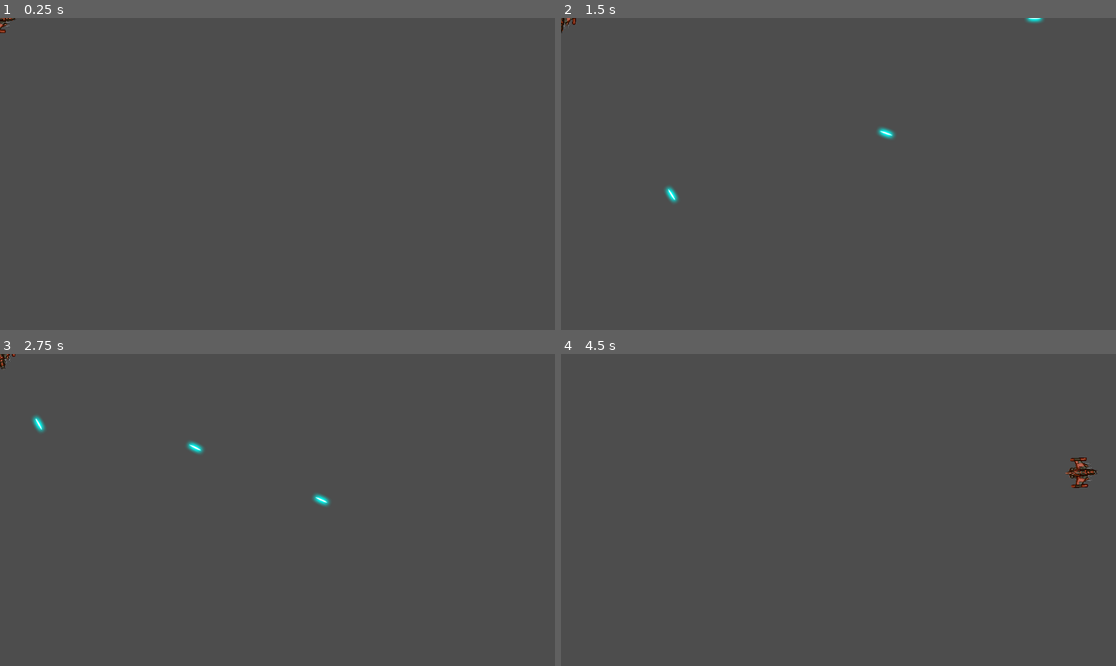
Above: before the commit, frames 1-4 (two rows, left to right).
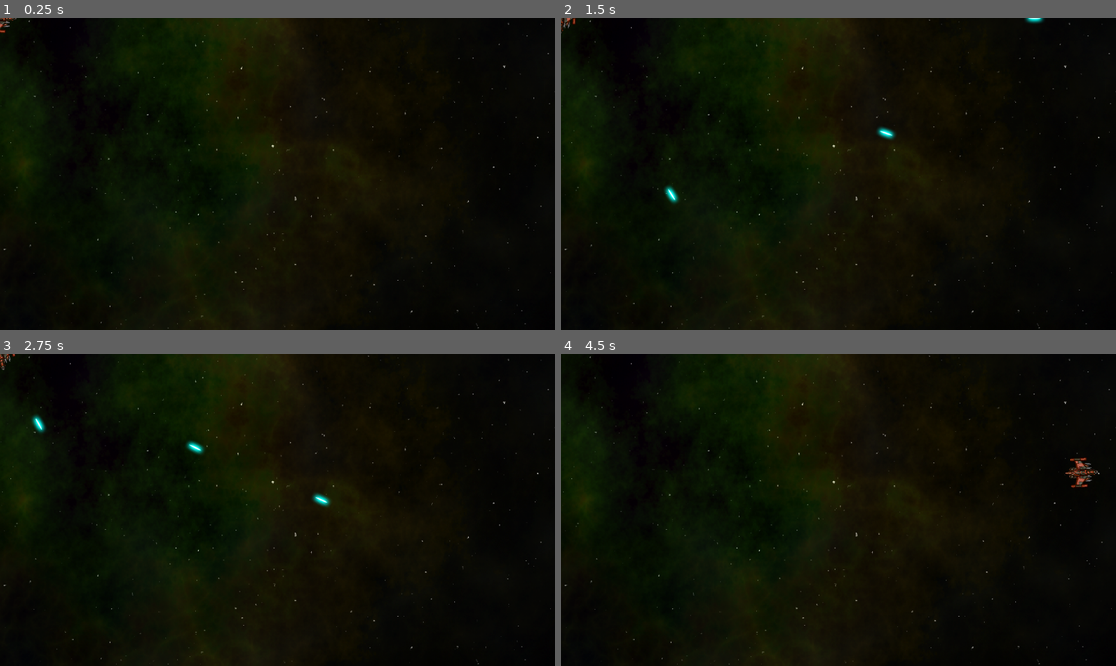
Above: after the commit, the same moments.

Repository: viiiincent/study-spacerocks
Game: Godot game, scene res://main.tscn
Two runs of this game, one before a commit and one after it. Both use one fixed random seed, a clock stepped at 60 frames per second and the inputs below. Before the commit the project starts from res://player/player.tscn.
Inputs:
- Up to frame 1 (0.25 s): no input
- Up to frame 2 (1.5 s): tap Enter at 0.5 s; hold D (rotate_right) 0.53-1.28 s; hold Space (shoot) 0.53-1.28 s; hold A (rotate_left) from 1.28 s (still down); tap Space (shoot) at 1.35 s
- Up to frame 3 (2.75 s): release A (rotate_left) at 2.03 s; hold D (rotate_right) from 2.03 s (still down); hold Space (shoot) from 2.03 s (still down)
- Up to frame 4 (4.5 s): release D (rotate_right) at 2.78 s; release Space (shoot) at 2.78 s; hold Up (thrust) 2.78-3.53 s; tap Space (shoot) at 2.85, 4.35 s; hold Space (shoot) 3.53-4.28 s; hold A (rotate_left) from 3.53 s (still down)

The runs differ from the first frame. In frame 1, 100% of the frame differs, in the area x 0-100%, y 0-100%; in frame 2, 100%; in frame 3, 100%; in frame 4, 100%.

Commit message:
Add main scene

Diff:
--- /dev/null
+++ b/main.tscn
@@ -0,0 +1,12 @@
+[gd_scene load_steps=3 format=3 uid="uid://q67omryry4pk"]
+
+[ext_resource type="Texture2D" uid="uid://468t24trx3y3" path="res://assets/space_background.png" id="1_1xsh0"]
+[ext_resource type="PackedScene" uid="uid://bg4grvngmoldy" path="res://player/player.tscn" id="2_o3ic4"]
+
+[node name="Main" type="Node"]
+
+[node name="Sprite2D" type="Sprite2D" parent="."]
+scale = Vector2(1.38225, 1.55396)
+texture = ExtResource("1_1xsh0")
+
+[node name="Player" parent="." instance=ExtResource("2_o3ic4")]
--- a/project.godot
+++ b/project.godot
@@ -11,7 +11,7 @@
 [application]
 
 config/name="Flyer"
-run/main_scene="res://player/player.tscn"
+run/main_scene="res://main.tscn"
 config/features=PackedStringArray("4.2", "Forward Plus")
 config/icon="res://icon.svg"
 
